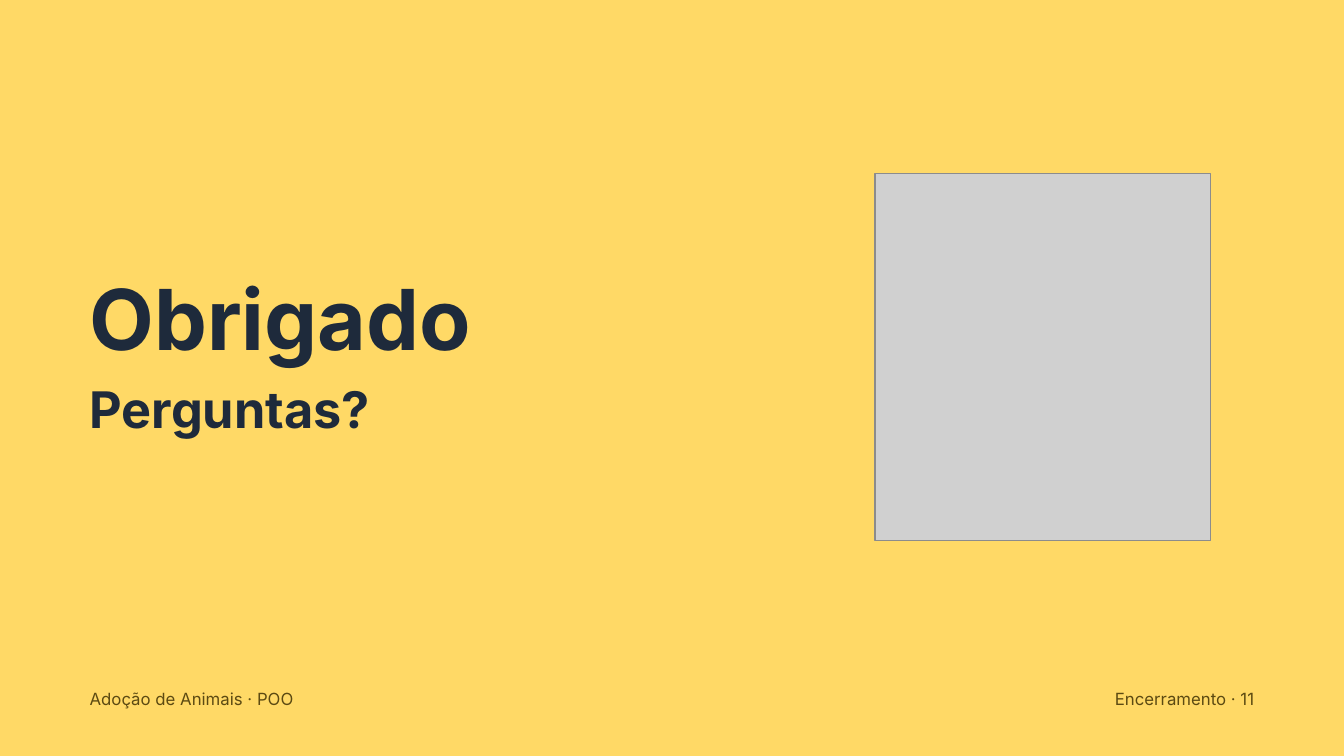
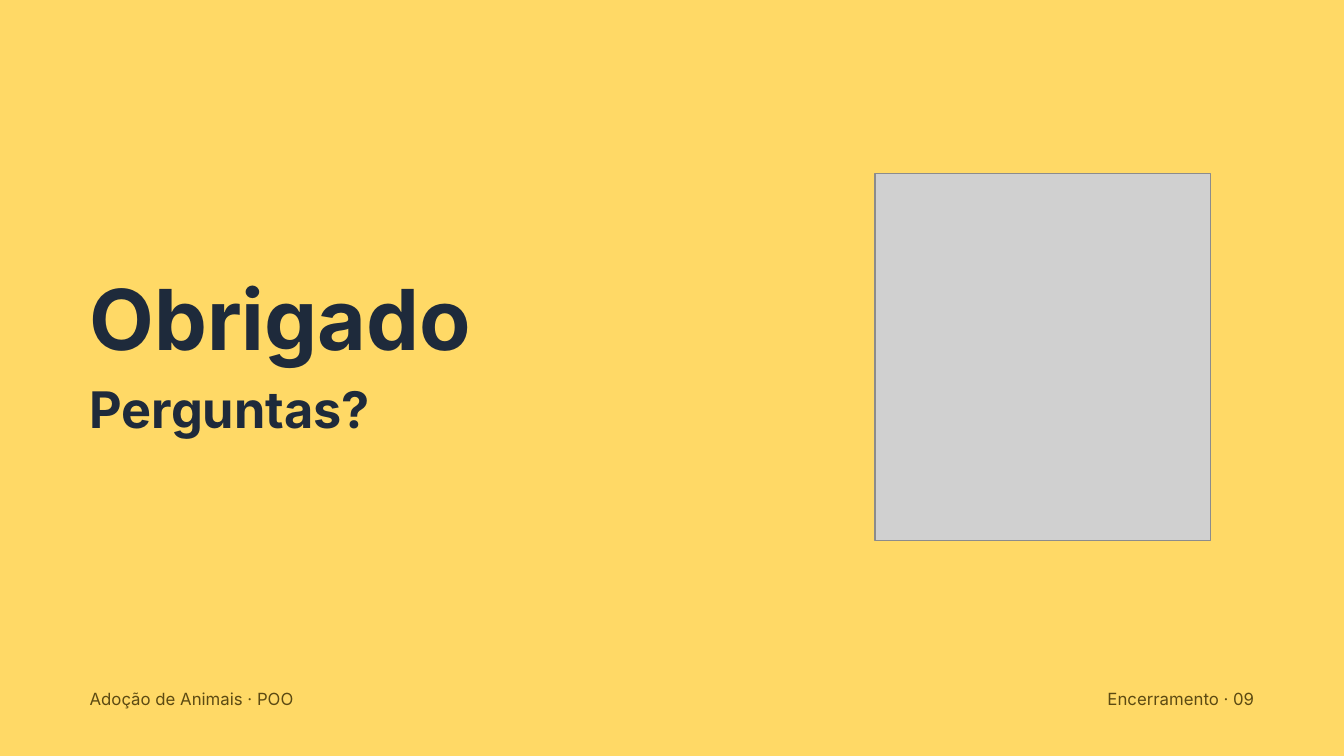
Before and after one commit to qqiew/adocao-animais-kioferta, a slide deck: slide 9 of apresentacao-adocao.pptx (slide 11 before the commit). Drawn at 1344x756 pixels with LibreOffice and Linux fonts; fonts in the diff are those of the drawing; grey boxes stand for pictures. Boxes give left, top, right and bottom in pixels: in the first picture for what was removed or moved away, otherwise in the second. Text is boxed around its words. In the diff, an @@ line names an element or a change of style, - is before the commit and + after.

```diff
--- a/apresentacao-adocao.pptx
+++ b/apresentacao-adocao.pptx
@@ text at (x1=1107, y1=692, x2=1254, y2=705): text changed @@
-Encerramento · 11
+Encerramento · 09
```
Also in this commit, not shown: 4 other slides changed, 2 slides removed.
